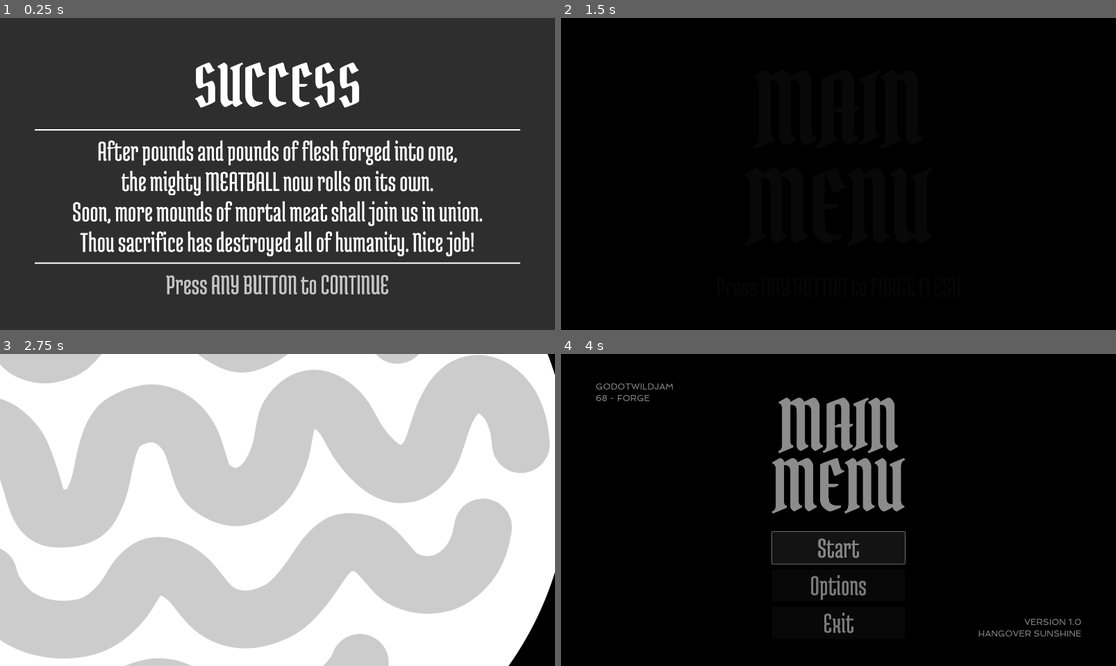
Above: before the commit, frames 1-4 (two rows, left to right).
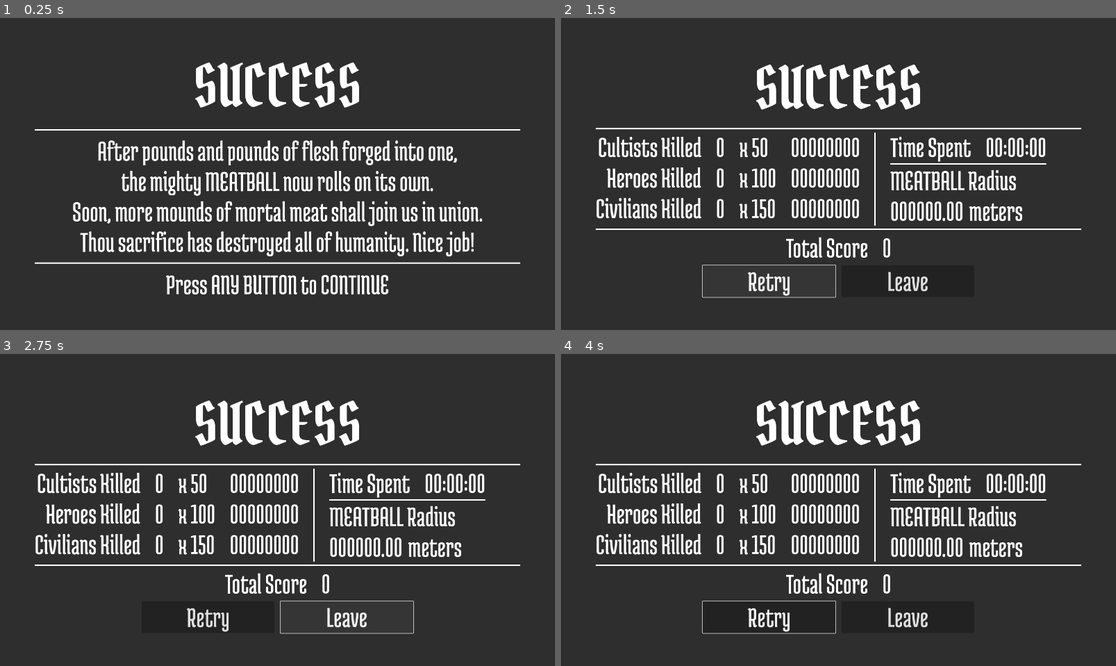
Above: after the commit, the same moments.

Repository: Hangover-Sunshine/KATAMARI-MEATBALL
Game: Godot game, scene res://scenes/menus/Game_Over.tscn
The game is run twice, just before and just after one commit, with the same random seed, the same clock (stepped at 60 frames per second) and the same inputs. This scene is started directly instead of the project's main scene.
Inputs (mouse positions are in pixels of both pictures, inside the frame that each line leads up to):
- Up to frame 1 (0.25 s): no input
- Up to frame 2 (1.5 s): tap Enter at 0.5 s; move the mouse to (960, 158) at 0.52 s; hold D (WalkRight) 0.53-1.25 s; click (960, 158) at 0.67 s; click "Retry" at 1.25 s
- Up to frame 3 (2.75 s): click (344, 616) at 2 s, where only the run after the commit has a clickable "Leave"
- Up to frame 4 (4 s): click (771, 616) at 2.75 s, where only the run after the commit has a clickable "Retry"; click (838, 547) at 3.5 s, where only the run before the commit has a clickable "Start"

The runs differ from the first frame. In frame 1, 1.1% of the frame differs, in the area x 29-70%, y 82-89%; in frame 2, 100%, in the area x 0-100%, y 0-100%; in frame 3, 96%; in frame 4, 99%.
Error after the commit: Invalid access to property or key 'winner' on a base object of type 'Dictionary'. (res://scripts/menus/Game_Over.gd:45)

Commit message:
adding game over transitions

Diff:
--- /dev/null
+++ b/autoloads/LWSS.gd
@@ -0,0 +1,11 @@
+extends Node
+
+var Prefs:Dictionary = {}
+
+func save_to_disk(file):
+	pass
+##
+
+func load_from_disk(file):
+	pass
+##
--- a/project.godot
+++ b/project.godot
@@ -21,6 +21,7 @@
 RandUtilities="*res://autoloads/RandUtilities.gd"
 GlobalSignals="*res://autoloads/GlobalSignals.gd"
 GlobalSoundManager="*res://autoloads/GlobalSoundManager.tscn"
+LWSave="*res://autoloads/LWSS.gd"
 
 [display]
 
--- a/scripts/menus/Game_Over.gd
+++ b/scripts/menus/Game_Over.gd
@@ -9,16 +9,20 @@
 @onready var go_title_succ = $MarginContainer/GameOver/GO_Stats_Container/GO_Title_Succ
 @onready var go_title_fail = $MarginContainer/GameOver/GO_Stats_Container/GO_Title_Fail
 
-@onready var start_level = preload("res://scenes/MainScene.tscn") as PackedScene
-@onready var main_menu = preload("res://scenes/menus/Hub_Menu.tscn") as PackedScene
-
 var winner = true
-# Called when the node enters the scene tree for the first time.
 
 func _ready():
 	gameover_visibility()
 	go_retry.button_down.connect(on_retry_pressed)
 	go_leave.button_down.connect(on_leave_pressed)
+	GlobalSignals.connect("scene_loaded", _scene_loaded)
+##
+
+func _scene_loaded(new_scene:String):
+	if new_scene != name:
+		queue_free()
+	##
+##
 
 # Read any button input to continue for success page
 func _input(event):
@@ -27,10 +31,10 @@
 
 # Button functionality for stats page
 func on_retry_pressed() -> void:
-	get_tree().change_scene_to_packed(start_level)
+	GlobalSignals.emit_signal("load_scene", "MainLevel")
 
 func on_leave_pressed() -> void:
-	get_tree().change_scene_to_packed(main_menu)
+	GlobalSignals.emit_signal("load_scene", "Menus/Hub_Menu")
 
 # Rules for page switching
 func on_cont_pressed() -> void:
@@ -38,7 +42,7 @@
 	go_stats_container.visible = true
 
 func gameover_visibility():
-	if winner == true:
+	if LWSave.Prefs["winner"] == true:
 		go_succ_container.visible = true
 		go_stats_container.visible = false
 		go_title_succ.visible = true
--- a/scripts/system/LevelControl.gd
+++ b/scripts/system/LevelControl.gd
@@ -11,6 +11,19 @@
 func _unpause():
 	get_tree().paused = false
 	pause_layer.hide()
+##
+
+func _input(event):
+	# TODO: not this -- actual win/loss state, just for test
+	if event is InputEventKey:
+		if event.is_action_pressed("ui_up"):
+			GlobalSignals.emit_signal("load_scene", "Menus/Game_Over")
+			LWSave.Prefs["winner"] = true
+		if event.is_action_pressed("ui_down"):
+			GlobalSignals.emit_signal("load_scene", "Menus/Game_Over")
+			LWSave.Prefs["winner"] = false
+		##
+	##
 ##
 
 func _scene_loaded(new_scene:String):
Not shown: 1 places in scenes/menus/Game_Over.tscn that only renumber resources
